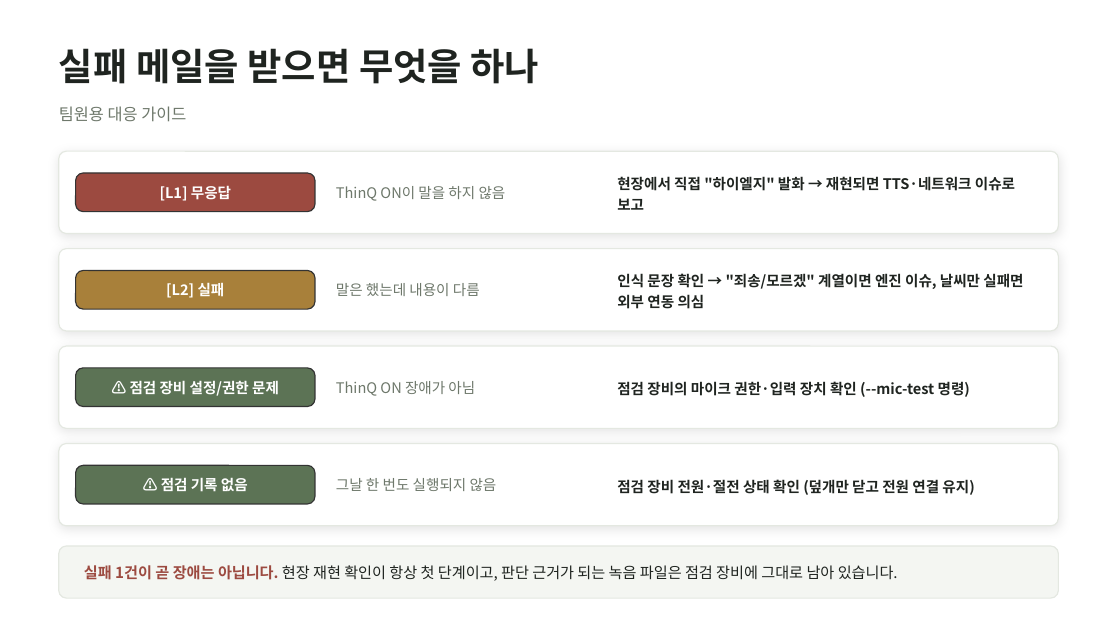
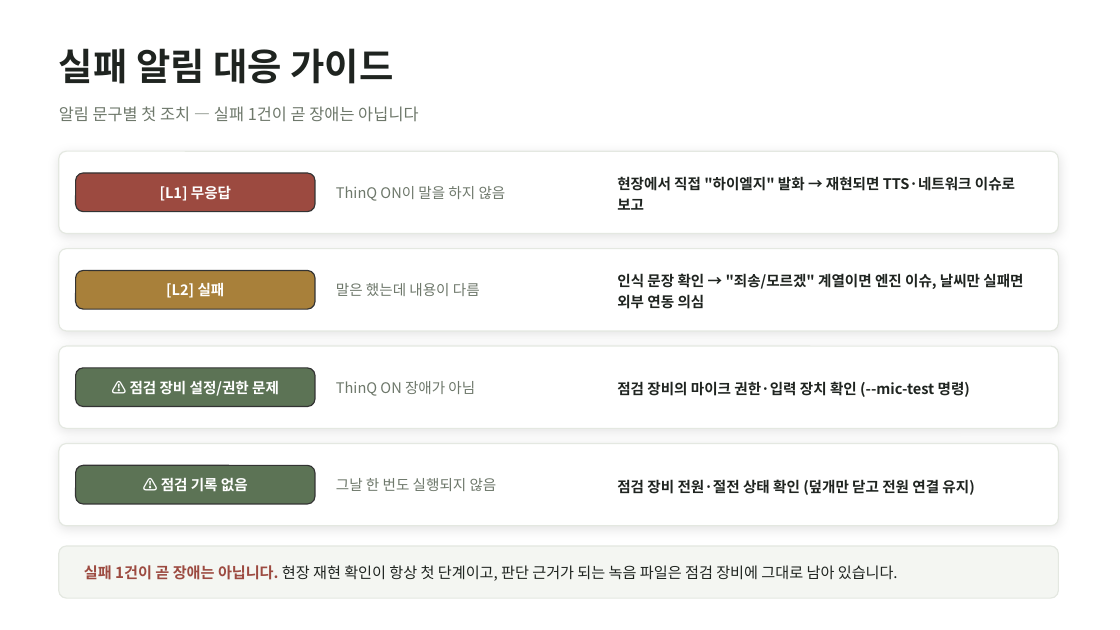
Before and after one commit to wonseok0415/wonseok-lab, a slide deck: slide 13 of thinqreal/fieldcheck/FieldCheck_진행보고_20260802.pptx. Drawn at 1120x630 pixels with LibreOffice and Linux fonts; fonts in the diff are those of the drawing. Boxes give left, top, right and bottom in pixels: in the first picture for what was removed or moved away, otherwise in the second. Text is boxed around its words. In the diff, an @@ line names an element or a change of style, - is before the commit and + after.

```diff
--- a/thinqreal/fieldcheck/FieldCheck_진행보고_20260802.pptx
+++ b/thinqreal/fieldcheck/FieldCheck_진행보고_20260802.pptx
@@ text at [59, 48, 393, 84]: text changed @@
-실패 메일을 받으면 무엇을 하나
+실패 알림 대응 가이드
@@ text at [59, 106, 418, 122]: text changed @@
-팀원용 대응 가이드
+알림 문구별 첫 조치 — 실패 1건이 곧 장애는 아닙니다
```
Also in this commit, not shown: 11 other slides changed, 4 other files.
